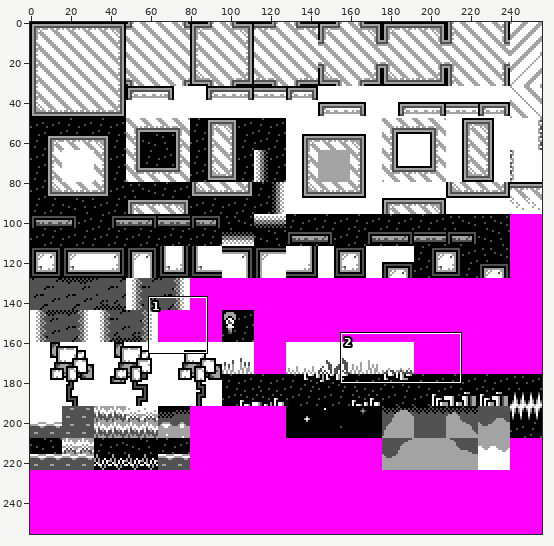
Two versions of one sprite sheet, data/blocks.def.png. Above, an overview of the earlier version with the close-up marked.
Close-up. As it was:
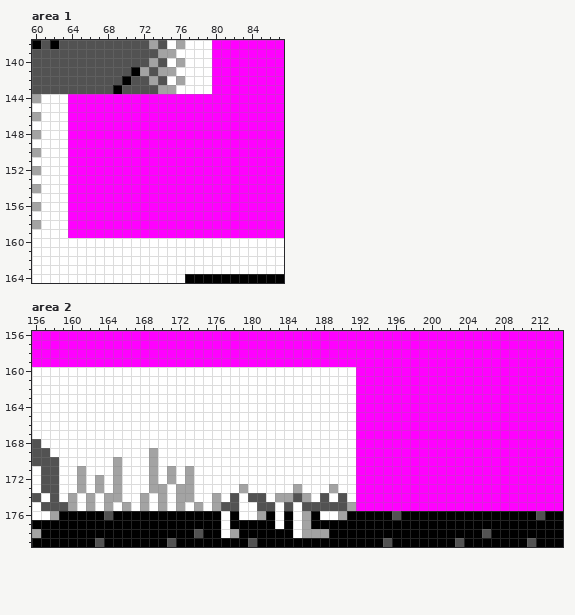
The file is 256x256 pixels. Shown: area 1: x 60..87, y 138..164; area 2: x 156..214, y 156..179.
The same view after the edit:
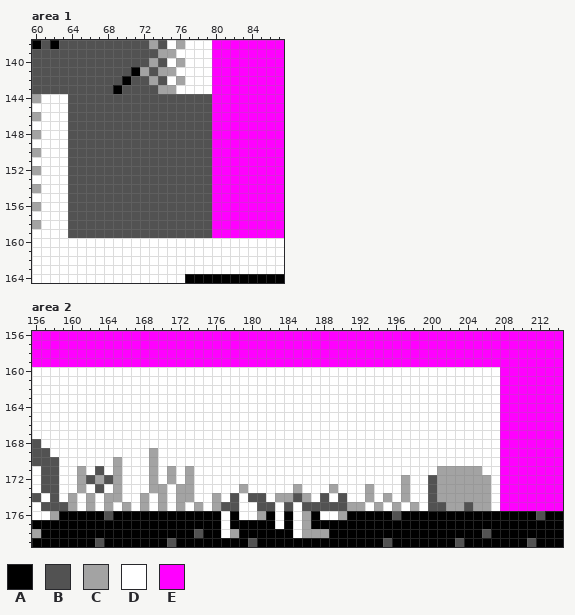
Palette (. is transparent): A #000000  B #525252  C #a3a3a3  D #ffffff  E #ff00ff
The exact change:
{"where": "area 1"}
{"y":144,"x":64,"old":"EEEEEEEEEEEEEEEE","new":"BBBBBBBBBBBBBBBB"}
{"y":145,"x":64,"old":"EEEEEEEEEEEEEEEE","new":"BBBBBBBBBBBBBBBB"}
{"y":146,"x":64,"old":"EEEEEEEEEEEEEEEE","new":"BBBBBBBBBBBBBBBB"}
{"y":147,"x":64,"old":"EEEEEEEEEEEEEEEE","new":"BBBBBBBBBBBBBBBB"}
{"y":148,"x":64,"old":"EEEEEEEEEEEEEEEE","new":"BBBBBBBBBBBBBBBB"}
{"y":149,"x":64,"old":"EEEEEEEEEEEEEEEE","new":"BBBBBBBBBBBBBBBB"}
{"y":150,"x":64,"old":"EEEEEEEEEEEEEEEE","new":"BBBBBBBBBBBBBBBB"}
{"y":151,"x":64,"old":"EEEEEEEEEEEEEEEE","new":"BBBBBBBBBBBBBBBB"}
{"y":152,"x":64,"old":"EEEEEEEEEEEEEEEE","new":"BBBBBBBBBBBBBBBB"}
{"y":153,"x":64,"old":"EEEEEEEEEEEEEEEE","new":"BBBBBBBBBBBBBBBB"}
{"y":154,"x":64,"old":"EEEEEEEEEEEEEEEE","new":"BBBBBBBBBBBBBBBB"}
{"y":155,"x":64,"old":"EEEEEEEEEEEEEEEE","new":"BBBBBBBBBBBBBBBB"}
{"y":156,"x":64,"old":"EEEEEEEEEEEEEEEE","new":"BBBBBBBBBBBBBBBB"}
{"y":157,"x":64,"old":"EEEEEEEEEEEEEEEE","new":"BBBBBBBBBBBBBBBB"}
{"y":158,"x":64,"old":"EEEEEEEEEEEEEEEE","new":"BBBBBBBBBBBBBBBB"}
{"y":159,"x":64,"old":"EEEEEEEEEEEEEEEE","new":"BBBBBBBBBBBBBBBB"}
{"where": "area 2"}
{"y":160,"x":192,"old":"EEEEEEEEEEEEEEEE","new":"DDDDDDDDDDDDDDDD"}
{"y":161,"x":192,"old":"EEEEEEEEEEEEEEEE","new":"DDDDDDDDDDDDDDDD"}
{"y":162,"x":192,"old":"EEEEEEEEEEEEEEEE","new":"DDDDDDDDDDDDDDDD"}
{"y":163,"x":192,"old":"EEEEEEEEEEEEEEEE","new":"DDDDDDDDDDDDDDDD"}
{"y":164,"x":192,"old":"EEEEEEEEEEEEEEEE","new":"DDDDDDDDDDDDDDDD"}
{"y":165,"x":192,"old":"EEEEEEEEEEEEEEEE","new":"DDDDDDDDDDDDDDDD"}
{"y":166,"x":192,"old":"EEEEEEEEEEEEEEEE","new":"DDDDDDDDDDDDDDDD"}
{"y":167,"x":192,"old":"EEEEEEEEEEEEEEEE","new":"DDDDDDDDDDDDDDDD"}
{"y":168,"x":192,"old":"EEEEEEEEEEEEEEEE","new":"DDDDDDDDDDDDDDDD"}
{"y":169,"x":192,"old":"EEEEEEEEEEEEEEEE","new":"DDDDDDDDDDDDDDDD"}
{"y":170,"x":192,"old":"EEEEEEEEEEEEEEEE","new":"DDDDDDDDDDDDDDDD"}
{"y":171,"x":163,"old":"D","new":"B"}
{"y":171,"x":192,"old":"EEEEEEEEEEEEEEEE","new":"DDDDDDDDDCCCCCDD"}
{"y":172,"x":162,"old":"D","new":"B"}
{"y":172,"x":164,"old":"D","new":"B"}
{"y":172,"x":192,"old":"EEEEEEEEEEEEEEEE","new":"DDDDDCDDBCCCCCCD"}
{"y":173,"x":163,"old":"C","new":"B"}
{"y":173,"x":192,"old":"EEEEEEEEEEEEEEEE","new":"DCDDDCDDBCCCCCCD"}
{"y":174,"x":192,"old":"EEEEEEEEEEEEEEEE","new":"DCDCDCDDBCCCCCCD"}
{"y":175,"x":192,"old":"EEEEEEEEEEEEEEEE","new":"CDCDCDCDBBCCBCCD"}
{"label":"changed","picture_box":[68,94,212,238]}
{"label":"changed","picture_box":[356,367,500,511]}
{"label":"changed","picture_box":[86,466,113,493]}
